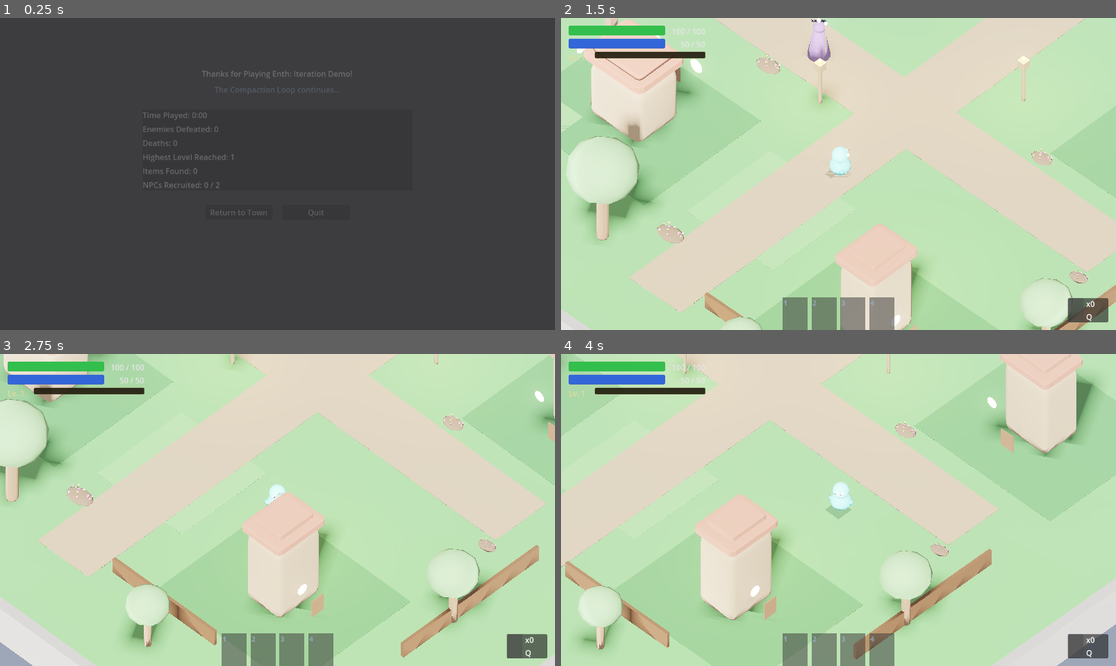
Above: before the commit, frames 1-4 (two rows, left to right).
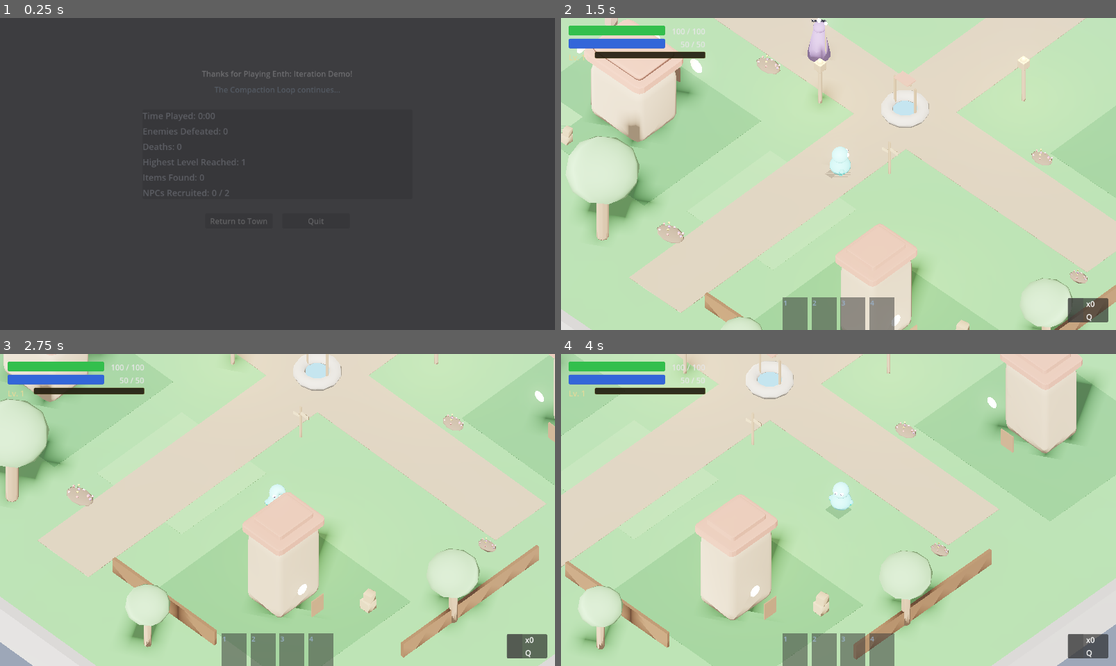
Above: after the commit, the same moments.

Repository: hwashburn1011/enth-iteration
Game: Godot game, scene res://scenes/main/DemoEndScreen.tscn
Same seed, same stepped clock (60 frames per second), same inputs: the game is played once before the commit and once after it. This scene is started directly instead of the project's main scene.
Inputs (mouse positions are in pixels of both pictures, inside the frame that each line leads up to):
- Up to frame 1 (0.25 s): no input
- Up to frame 2 (1.5 s): click "Return to Town" at 0.5 s; tap Enter at 1.25 s; move the mouse to (960, 158) at 1.27 s; hold D (move_right) from 1.28 s (still down); tap 1 (ability_1) at 1.35 s; click (960, 158) at 1.42 s
- Up to frame 3 (2.75 s): move the mouse to (166, 525) at 2.02 s; release D (move_right) at 2.03 s; hold S (move_back) from 2.03 s (still down); tap 2 (ability_2) at 2.1 s
- Up to frame 4 (4 s): move the mouse to (894, 441) at 2.77 s; release S (move_back) at 2.78 s; hold D (move_right) 2.78-3.53 s; tap 3 (ability_3) at 2.85 s; move the mouse to (810, 572) at 3.52 s; hold W (move_forward) from 3.53 s (still down); tap 4 (ability_4) at 3.6 s; click (810, 572) at 3.67 s

The runs differ from the first frame. In frame 1, 0.9% of the frame differs, in the area x 25-59%, y 30-67%; in frame 2, 1.0%, in the area x 0-74%, y 16-100%; in frame 3, 0.9%; in frame 4, 0.9%.

Commit message:
visual: barrels, crates, signpost, well, demo end screen styling
New Blender models (4):
- barrel.glb: Wooden barrel with metal band torus rings
- crate_stack.glb: Two stacked wooden crates, slightly offset
- signpost.glb: Wooden post with directional sign boards
- stone_well.glb: Stone ring, water surface, posts, beam, red roof

Town: barrels near buildings, crate stacks in corners, signpost
near center, stone well at town center (0,0,0).

Demo end screen: dark blue bg, cyan title, styled stat labels,
sci-fi bordered buttons matching main menu theme.

Total Blender models: 22

Co-Authored-By: Claude Opus 4.6 (1M context) <noreply@anthropic.com>

Diff:
--- a/scenes/town/town.gd
+++ b/scenes/town/town.gd
@@ -202,6 +202,14 @@
 
 	# --- Portal archway at dungeon entrance ---
 	_add_prop(geom, "res://assets/models/props/portal_archway.glb", Vector3(0, 0, -15), Vector3(1, 1, 1))
+
+	# --- Detail props: barrels, crates, signpost, well ---
+	_add_prop(geom, "res://assets/models/props/barrel.glb", Vector3(-12, 0, -6), Vector3(1, 1, 1))
+	_add_prop(geom, "res://assets/models/props/barrel.glb", Vector3(-11.5, 0, -5.5), Vector3(0.9, 0.9, 0.9))
+	_add_prop(geom, "res://assets/models/props/crate_stack.glb", Vector3(11, 0, 8), Vector3(1, 1, 1))
+	_add_prop(geom, "res://assets/models/props/crate_stack.glb", Vector3(-9, 0, 11), Vector3(0.8, 0.8, 0.8))
+	_add_prop(geom, "res://assets/models/props/signpost.glb", Vector3(2, 0, 3), Vector3(1.2, 1.2, 1.2))
+	_add_prop(geom, "res://assets/models/props/stone_well.glb", Vector3(0, 0, 0), Vector3(1.3, 1.3, 1.3))
 
 
 func _add_ground_patches(parent: Node3D) -> void:
--- a/scripts/ui/demo_end_screen.gd
+++ b/scripts/ui/demo_end_screen.gd
@@ -13,7 +13,54 @@
 	GameManager.set_state(GameManager.GameState.MAIN_MENU)
 	EventBus.demo_completed.emit()
 	modulate.a = 0.0
+	_apply_theme()
 	_populate_stats()
+
+
+func _apply_theme() -> void:
+	# Dark blue background
+	var bg: ColorRect = get_node_or_null("Background") as ColorRect
+	if bg:
+		bg.color = Color(0.04, 0.04, 0.10)
+
+	# Title styling
+	var title: Label = get_node_or_null("VBoxContainer/TitleLabel") as Label
+	if title:
+		title.add_theme_font_size_override(&"font_size", 42)
+		title.add_theme_color_override(&"font_color", Color(0.3, 0.85, 0.8))
+
+	var subtitle: Label = get_node_or_null("VBoxContainer/SubtitleLabel") as Label
+	if subtitle:
+		subtitle.add_theme_color_override(&"font_color", Color(0.6, 0.65, 0.7))
+
+	# Style stats labels
+	for label_node: Node in [_time_label, _enemies_label, _deaths_label, _level_label, _items_label, _npcs_label]:
+		if label_node is Label:
+			(label_node as Label).add_theme_color_override(&"font_color", Color(0.8, 0.82, 0.88))
+			(label_node as Label).add_theme_font_size_override(&"font_size", 18)
+
+	# Style buttons
+	var btn_normal: StyleBoxFlat = StyleBoxFlat.new()
+	btn_normal.bg_color = Color(0.12, 0.12, 0.22, 0.9)
+	btn_normal.border_color = Color(0.2, 0.5, 0.6, 0.6)
+	btn_normal.set_border_width_all(2)
+	btn_normal.set_corner_radius_all(6)
+	btn_normal.set_content_margin_all(12)
+
+	var btn_hover: StyleBoxFlat = StyleBoxFlat.new()
+	btn_hover.bg_color = Color(0.15, 0.18, 0.32, 0.95)
+	btn_hover.border_color = Color(0.3, 0.7, 0.8, 0.9)
+	btn_hover.set_border_width_all(2)
+	btn_hover.set_corner_radius_all(6)
+	btn_hover.set_content_margin_all(12)
+
+	for btn_name: String in ["ReturnButton", "QuitButton"]:
+		var btn: Button = get_node_or_null("VBoxContainer/" + btn_name) as Button
+		if btn:
+			btn.add_theme_stylebox_override(&"normal", btn_normal)
+			btn.add_theme_stylebox_override(&"hover", btn_hover)
+			btn.add_theme_color_override(&"font_color", Color(0.8, 0.85, 0.9))
+			btn.add_theme_font_size_override(&"font_size", 18)
 	# Fade in
 	var tween: Tween = create_tween()
 	tween.tween_property(self, "modulate:a", 1.0, 1.0)
Binary file added: assets/models/props/barrel.glb
Binary file added: assets/models/props/crate_stack.glb
Not shown, added: assets/models/props/fence_section.glb.import
Not shown, added: assets/models/props/flower_bed.glb.import
Not shown, added: assets/models/props/item_pickup.glb.import
Not shown, added: assets/models/props/loot_chest.glb.import
Not shown, added: assets/models/props/portal_archway.glb.import
Binary file added: assets/models/props/signpost.glb
Binary file added: assets/models/props/stone_well.glb
